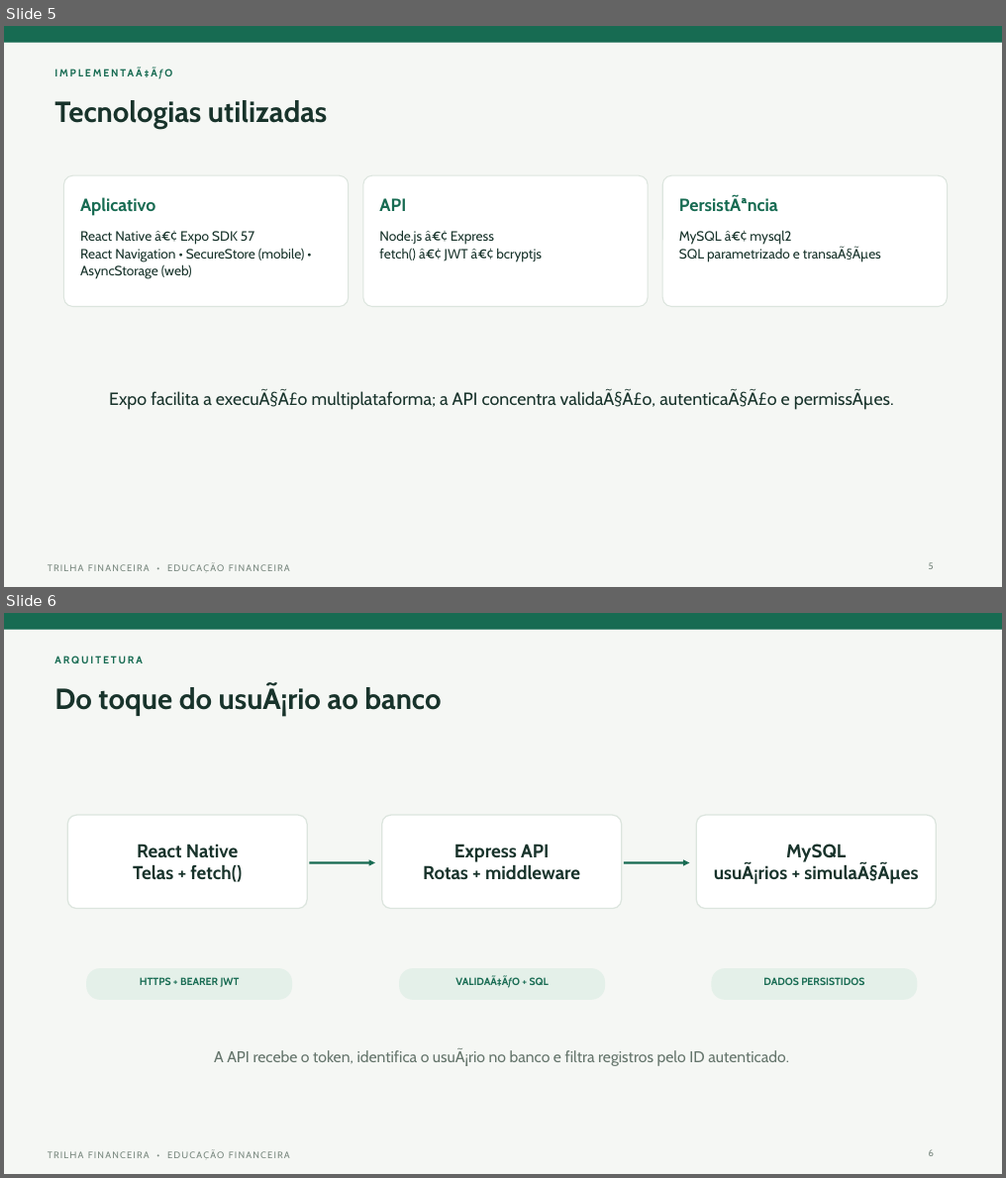
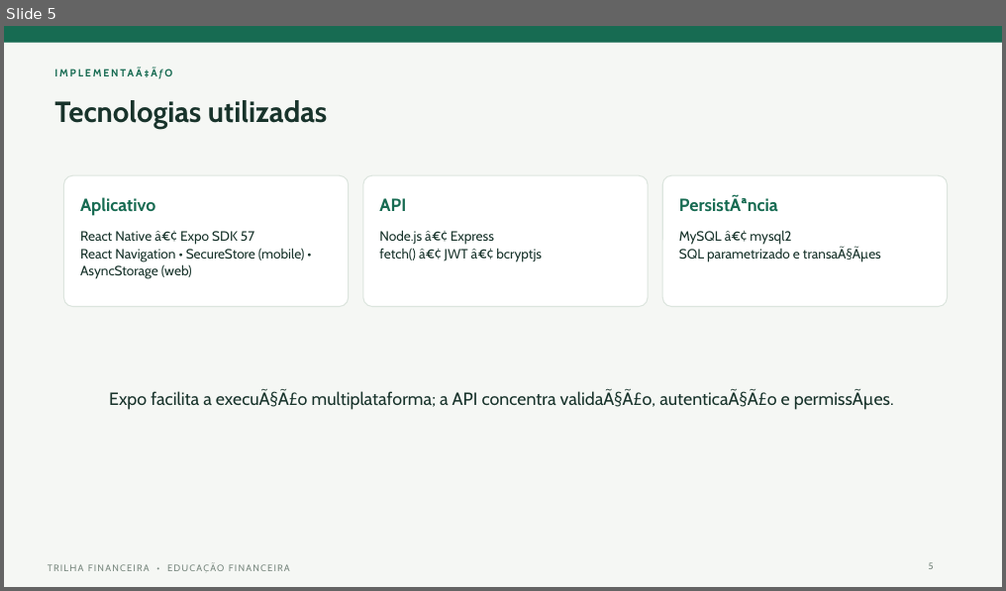
Before and after one commit to MarinaHermany/educacao_financeira, a slide deck: docs/apresentacao.pptx. Shown one above the other, each under a label of ours: slides 5 and 6 before the commit, slide 5 after it. The pictures are 1006x1178 and 1006x591 pixels, drawn with LibreOffice and Linux fonts; fonts in the diff are those of the drawing. Boxes give left, top, right and bottom in pixels: in the first picture for what was removed or moved away, otherwise in the second. Text is boxed around its words. In the diff, an @@ line names an element or a change of style, - is before the commit and + after.

```diff
--- a/docs/apresentacao.pptx
+++ b/docs/apresentacao.pptx
@@ slide 6 removed at [4, 613, 1002, 1174], background #F5F7F4; not listed: 2 template elements that a slide beside it also shows @@
@@ text removed at [54, 656, 143, 663] @@
-ARQUITETURA
@@ text removed at [54, 685, 441, 717] @@
-Do toque do usuÃ¡rio ao banco
@@ rounded rectangle removed at [67, 815, 307, 909] @@
@@ rounded rectangle removed at [382, 815, 622, 909] @@
@@ rounded rectangle removed at [696, 815, 936, 909] @@
@@ text removed at [133, 844, 242, 882] @@
-React Native
-Telas + fetch()
@@ text removed at [423, 844, 580, 880] @@
-Express API
-Rotas + middleware
@@ text removed at [714, 844, 918, 884] @@
-MySQL
-usuÃ¡rios + simulaÃ§Ãµes
@@ arrow removed from (310, 863) to (375, 863) @@
@@ arrow removed from (624, 863) to (690, 863) @@
@@ rounded rectangle removed at [86, 968, 292, 1000] @@
@@ rounded rectangle removed at [399, 968, 605, 1000] @@
@@ rounded rectangle removed at [712, 968, 918, 1000] @@
@@ text removed at [140, 977, 240, 987] @@
-HTTPS + BEARER JWT
@@ text removed at [455, 977, 548, 988] @@
-VALIDAÃ‡ÃƒO + SQL
@@ text removed at [763, 977, 864, 985] @@
-DADOS PERSISTIDOS
@@ text removed at [214, 1049, 789, 1066] @@
-A API recebe o token, identifica o usuÃ¡rio no banco e filtra registros pelo ID autenticado.
@@ page number removed at [929, 1150, 934, 1157] @@
-6
```
Also in this commit, not shown: 1 slide added, 1 other file.
